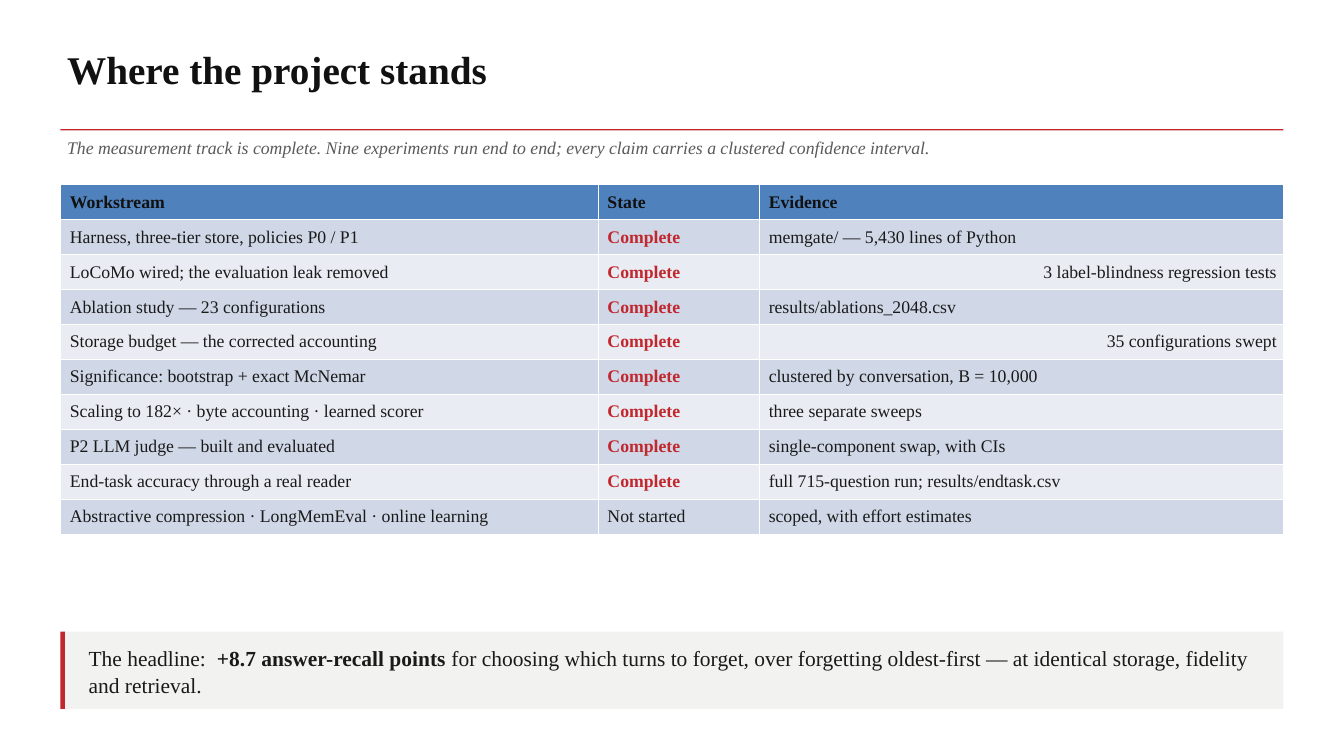
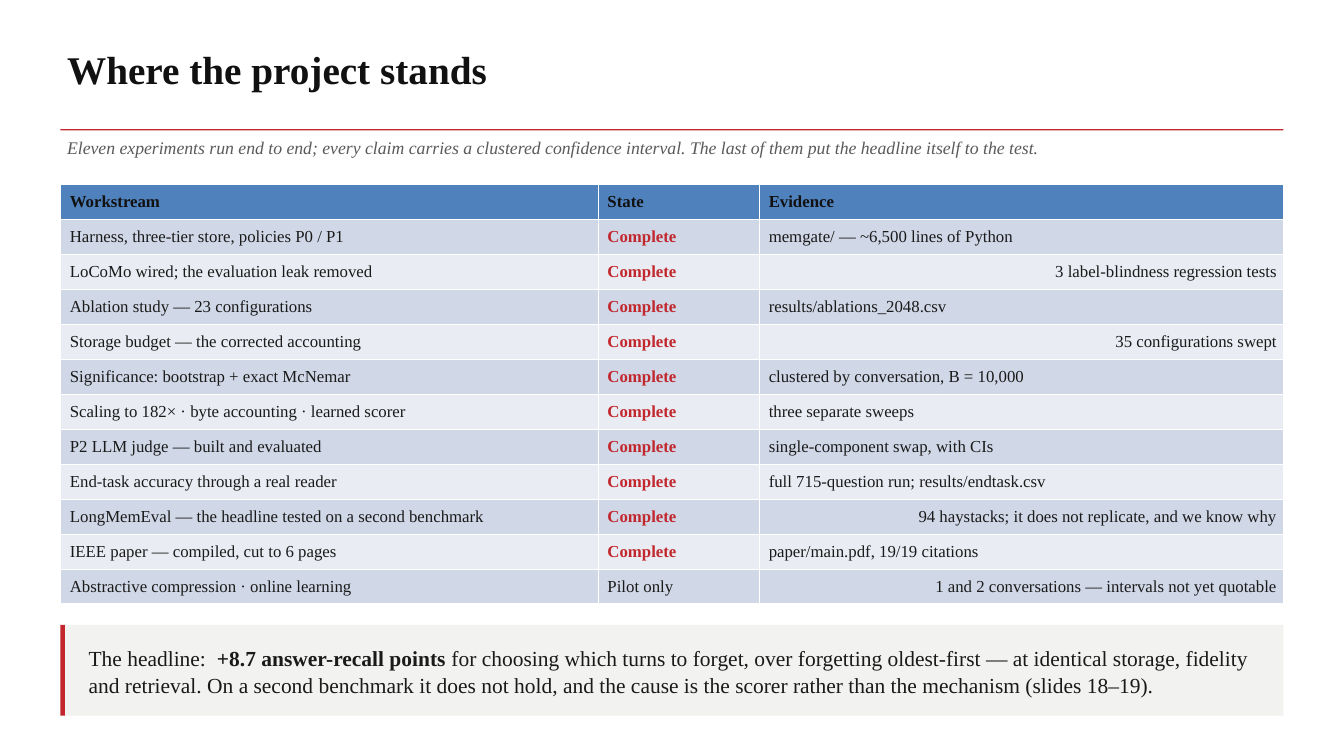
Before and after one commit to ruthme1ster/MemGate, a slide deck: slide 2 of docs/MemGate_Capstone_Review2_NMIMS.pptx. Drawn at 1344x756 pixels with LibreOffice and Linux fonts; fonts in the diff are those of the drawing. Boxes give left, top, right and bottom in pixels: in the first picture for what was removed or moved away, otherwise in the second. Text is boxed around its words. In the diff, an @@ line names an element or a change of style, - is before the commit and + after.

```diff
--- a/docs/MemGate_Capstone_Review2_NMIMS.pptx
+++ b/docs/MemGate_Capstone_Review2_NMIMS.pptx
@@ text at [67,141,1038,158]: text changed @@
-The measurement track is complete. Nine experiments run end to end; every claim carries a clustered confidence interval.
+Eleven experiments run end to end; every claim carries a clustered confidence interval. The last of them put the headline itself to the test.
@@ table at [60,185,1284,604] @@
-row 2, column 3: memgate/ — 5,430 lines of Python
+row 2, column 3: memgate/ — ~6,500 lines of Python
-row 10: Abstractive compression · LongMemEval · online learning | Not started | scoped, with effort estimates
+row 10: LongMemEval — the headline tested on a second benchmark | Complete | 94 haystacks; it does not replicate, and we know why
+row 11: IEEE paper — compiled, cut to 6 pages | Complete | paper/main.pdf, 19/19 citations
+row 12: Abstractive compression · online learning | Pilot only | 1 and 2 conversations — intervals not yet quotable
@@ rectangle: place and size @@
-rectangle at [60,632,65,709]
+rectangle at [60,625,65,716]
@@ rectangle: place and size @@
-rectangle at [65,632,1284,709]
+rectangle at [65,625,1284,716]
@@ text at [89,651,1248,698]: text changed @@
-The headline: +8.7 answer-recall points for choosing which turns to forget, over forgetting oldest-first — at identical storage, fidelity and retrieval.
+The headline: +8.7 answer-recall points for choosing which turns to forget, over forgetting oldest-first — at identical storage, fidelity and retrieval. On a second benchmark it does not hold, and the cause is the scorer rather than the mechanism (slides 18–19).
```
Also in this commit, not shown: 5 other slides changed, 2 slides added, 4 other files.
